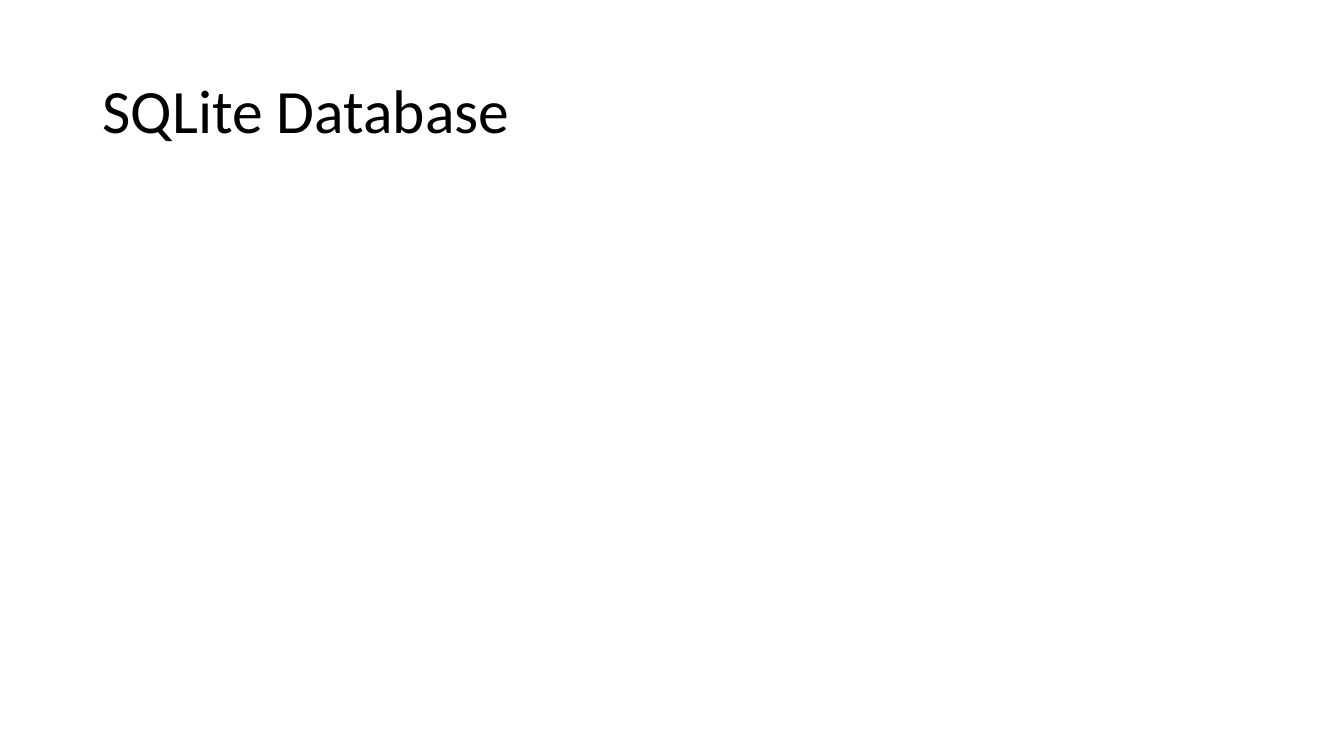
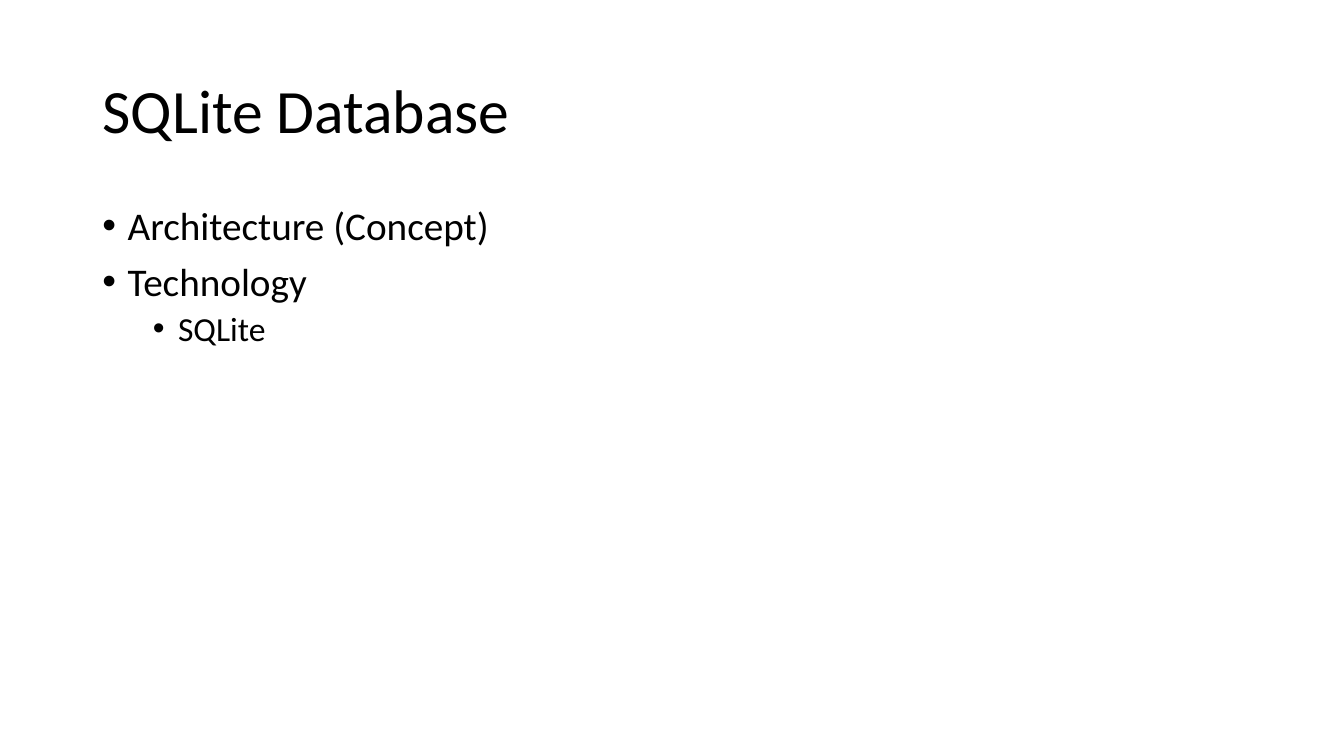
Before and after one commit to Nadzmi-Freelance/Android-Training, a slide deck: slide 2 of presentation/extra.pptx. Drawn at 1344x756 pixels with LibreOffice and Linux fonts; fonts in the diff are those of the drawing. Boxes give left, top, right and bottom in pixels: in the first picture for what was removed or moved away, otherwise in the second. Text is boxed around its words. In the diff, an @@ line names an element or a change of style, - is before the commit and + after.

```diff
--- a/presentation/extra.pptx
+++ b/presentation/extra.pptx
@@ text added at bbox=[128, 211, 488, 346], 28 pt, text #000000 @@
+• Architecture (Concept)
+• Technology
+  • SQLite
```
Also in this commit, not shown: 1 other slide changed, 11 other files.
